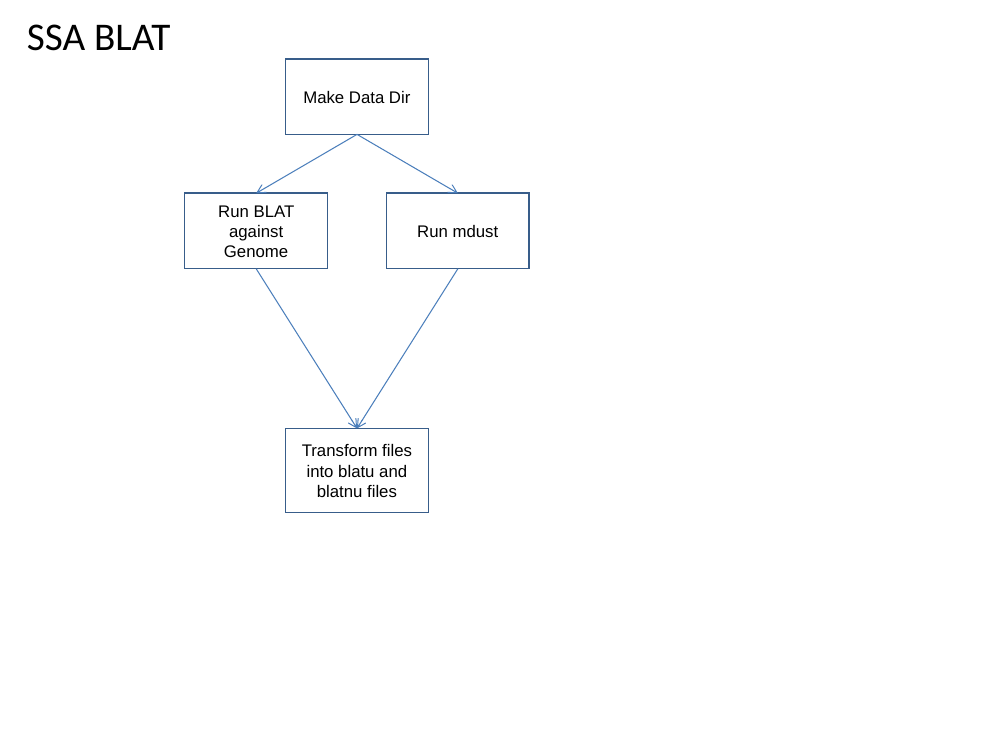
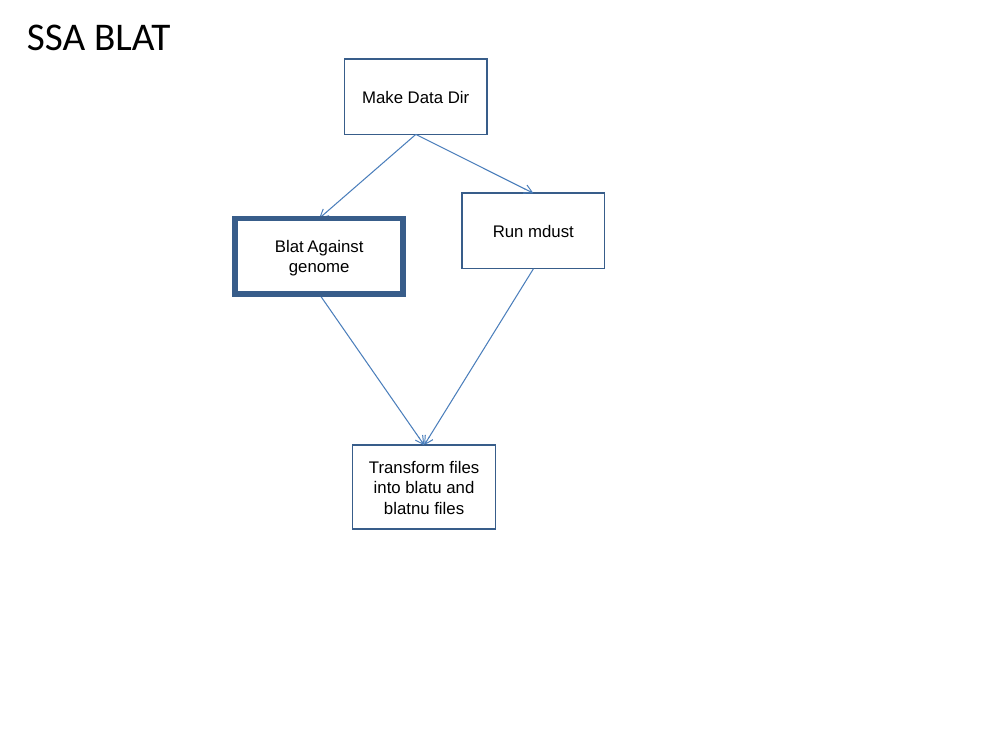
Before and after one commit to VEuPathDB/ApiCommonWorkflow, a slide deck: slide 53 of Main/doc/IntegratedWorkflow.ppt. Drawn at 1008x756 pixels with LibreOffice and Linux fonts; fonts in the diff are those of the drawing. Boxes give left, top, right and bottom in pixels: in the first picture for what was removed or moved away, otherwise in the second. Text is boxed around its words. In the diff, an @@ line names an element or a change of style, - is before the commit and + after.

Commit message:
adjust graph for blat against genome

```diff
--- a/Main/doc/IntegratedWorkflow.ppt
+++ b/Main/doc/IntegratedWorkflow.ppt
@@ rectangle "Make Data Dir": place and size @@
-rectangle "Make Data Dir" at (285,58,428,134)
+rectangle "Make Data Dir" at (345,58,488,134)
@@ arrow moved from (357, 134) - (256, 194) to (416, 134) - (320, 219) @@
@@ arrow moved from (357, 134) - (458, 194) to (415, 134) - (533, 194) @@
@@ rectangle "Run mdust": place and size @@
-rectangle "Run mdust" at (386,194,529,269)
+rectangle "Run mdust" at (462,194,605,269)
@@ rectangle "Blat Against genome": place and size @@
-rectangle "Blat Against genome" at (184,194,328,269)
+rectangle "Blat Against genome" at (235,219,403,294)
@@ rectangle "Blat Against genome" at (235,219,403,294): outline #385D8A 0.99 pt to #385D8A 4 pt @@
@@ text in rectangle at (275,240,363,276): text changed @@
-Run BLAT against Genome
+Blat Against genome
@@ arrow moved from (256, 269) - (357, 428) to (533, 269) - (424, 446) @@
@@ arrow moved from (458, 269) - (357, 428) to (320, 294) - (424, 446) @@
@@ rectangle "Transform files into blatu and ...": place and size @@
-rectangle "Transform files into blatu and ..." at (285,428,428,512)
+rectangle "Transform files into blatu and ..." at (353,446,496,529)
```
Also in this commit, not shown: 3 other slides changed, 1 slide added.
